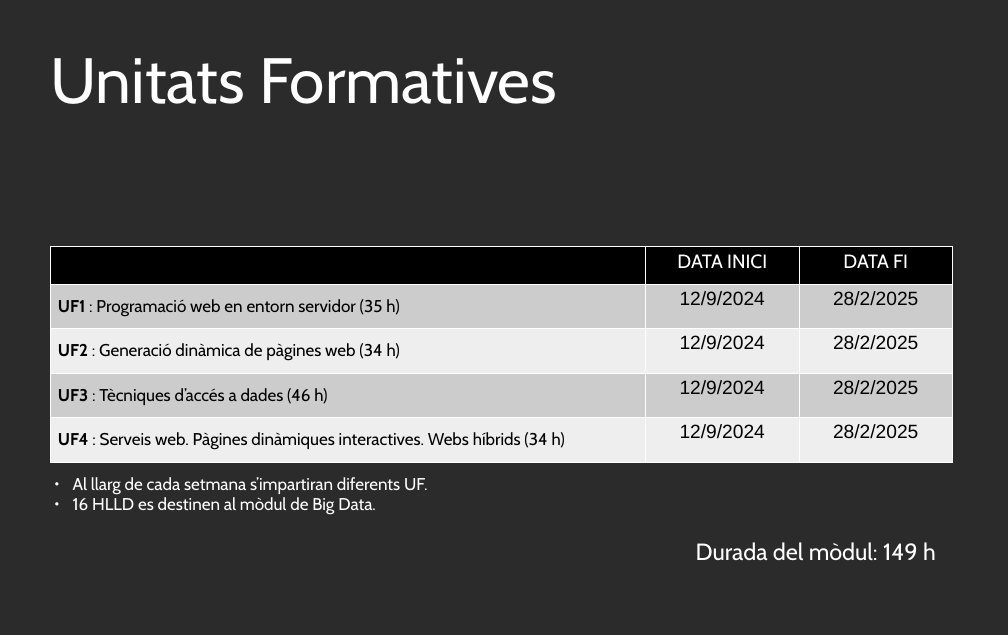
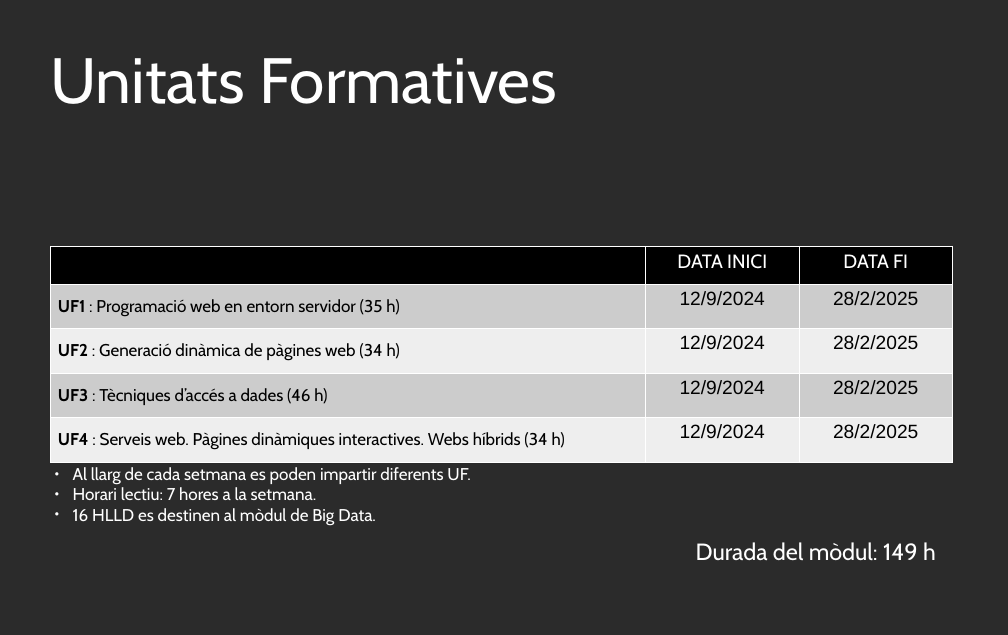
Before and after one commit to xbaubes/xbaubes, a slide deck: slide 4 of Presentacions/[DAW-MP07] Desenvolupament web en entorn servidor.odp. Drawn at 1008x635 pixels with LibreOffice and Linux fonts; fonts in the diff are those of the drawing; background and template pictures are left out; a plain dark background stands for a picture behind light text. Boxes give left, top, right and bottom in pixels: in the first picture for what was removed or moved away, otherwise in the second. Text is boxed around its words. In the diff, an @@ line names an element or a change of style, - is before the commit and + after.

Commit message:
presentation

```diff
--- a/Presentacions/[DAW-MP07] Desenvolupament web en entorn servidor.odp
+++ b/Presentacions/[DAW-MP07] Desenvolupament web en entorn servidor.odp
@@ text at (x1=73, y1=467, x2=471, y2=500): text changed @@
-● Al llarg de cada setmana s’impartiran diferents UF.
+● Al llarg de cada setmana es poden impartir diferents UF.
+● Horari lectiu: 7 hores a la setmana.
```
Also in this commit, not shown: 2 other slides changed, 1 other file.
